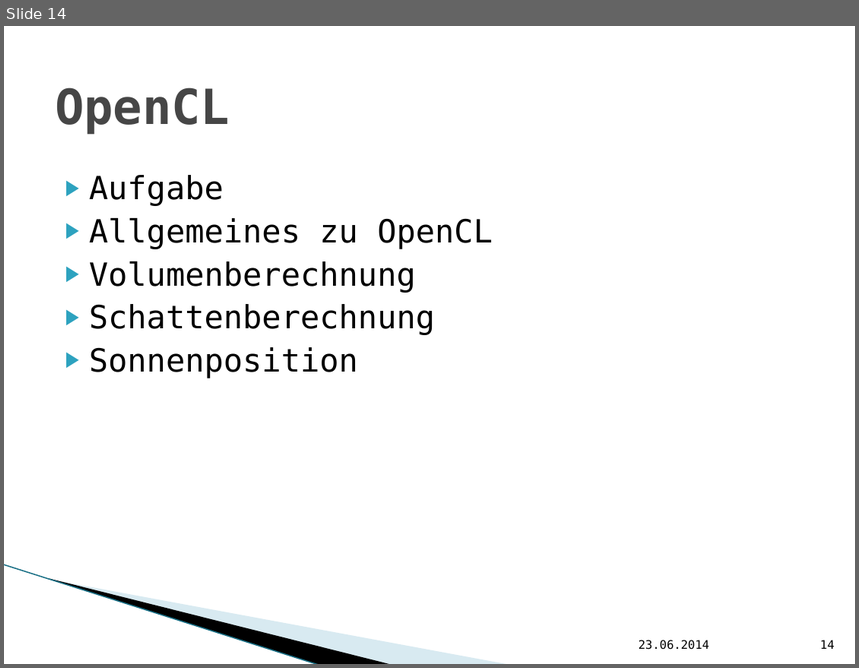
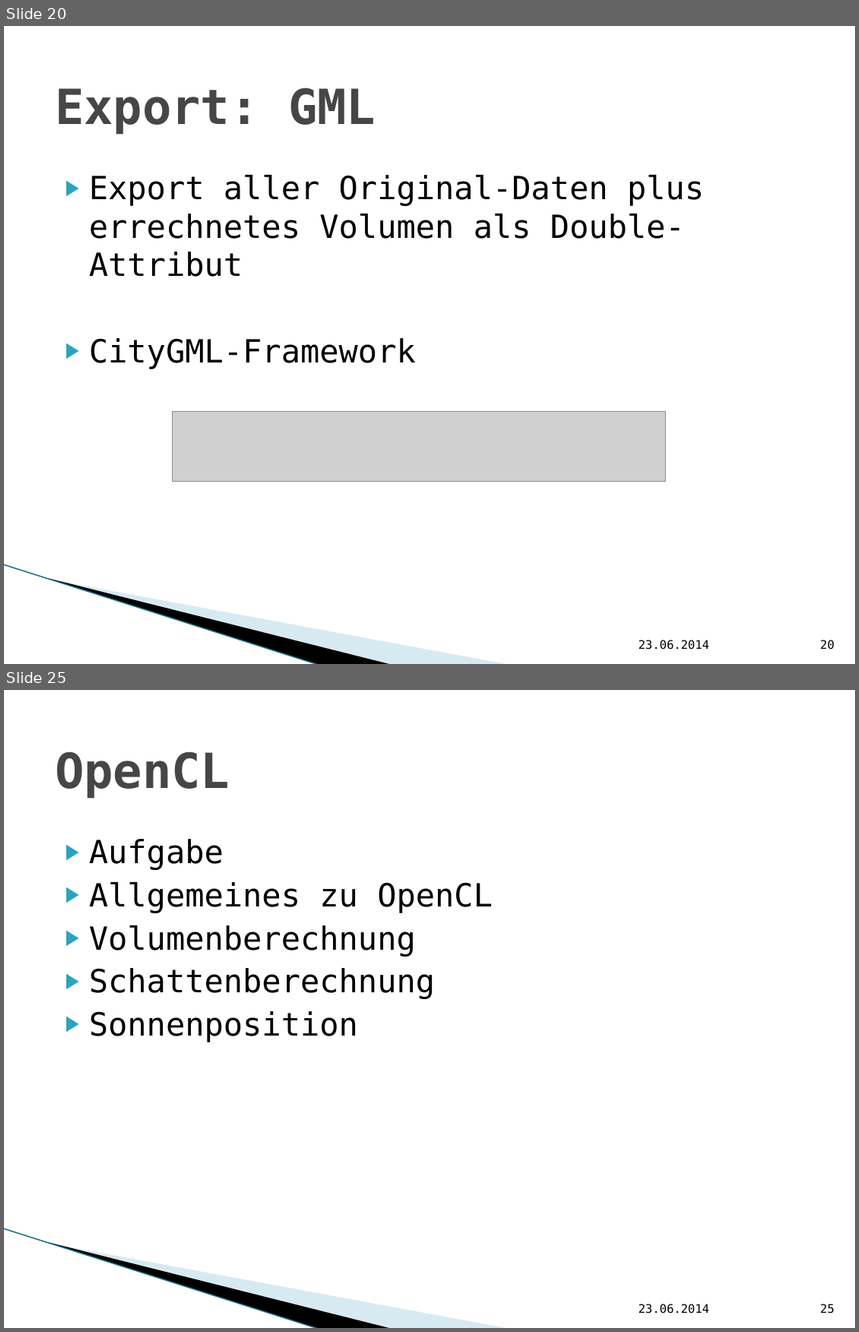
Before and after one commit to hft-swp/stuff, a slide deck: doku/vCity-Präsentation.pptx. Shown one above the other, each under a label of ours: slide 14 before the commit, slides 20 and 25 after it; the slides between them are not shown. The pictures are 859x668 and 859x1332 pixels, drawn with LibreOffice and Linux fonts; fonts in the diff are those of the drawing; grey boxes stand for pictures; background and template pictures are left out. Boxes give left, top, right and bottom in pixels: in the first picture for what was removed or moved away, otherwise in the second. Text is boxed around its words. In the diff, an @@ line names an element or a change of style, - is before the commit and + after.

```diff
--- a/doku/vCity-Präsentation.pptx
+++ b/doku/vCity-Präsentation.pptx
@@ slide 20 added at (4,26,855,664), background #FFFFFF; not listed: 3 template elements that a slide beside it also shows @@
@@ title added at (55,88,376,134), 41 pt, text #464646, bold @@
+Export: GML
@@ text added at (89,175,704,370), 27 pt, text #000000 @@
+▶ Export aller Original-Daten plus errechnetes Volumen als Double-Attribut
+▶ CityGML-Framework
@@ picture added at (173,411,665,481) @@
@@ text added at (639,640,709,650), 10 pt, text #000000 @@
+23.06.2014
@@ page number added at (820,640,835,650), 10 pt, text #000000 @@
+20
@@ what was slide 14 is now slide 25 @@
@@ page number at (820,1304,835,1314): text changed @@
-14
+25
```
Also in this commit, not shown: 1 slide changed, 10 other slides added.
